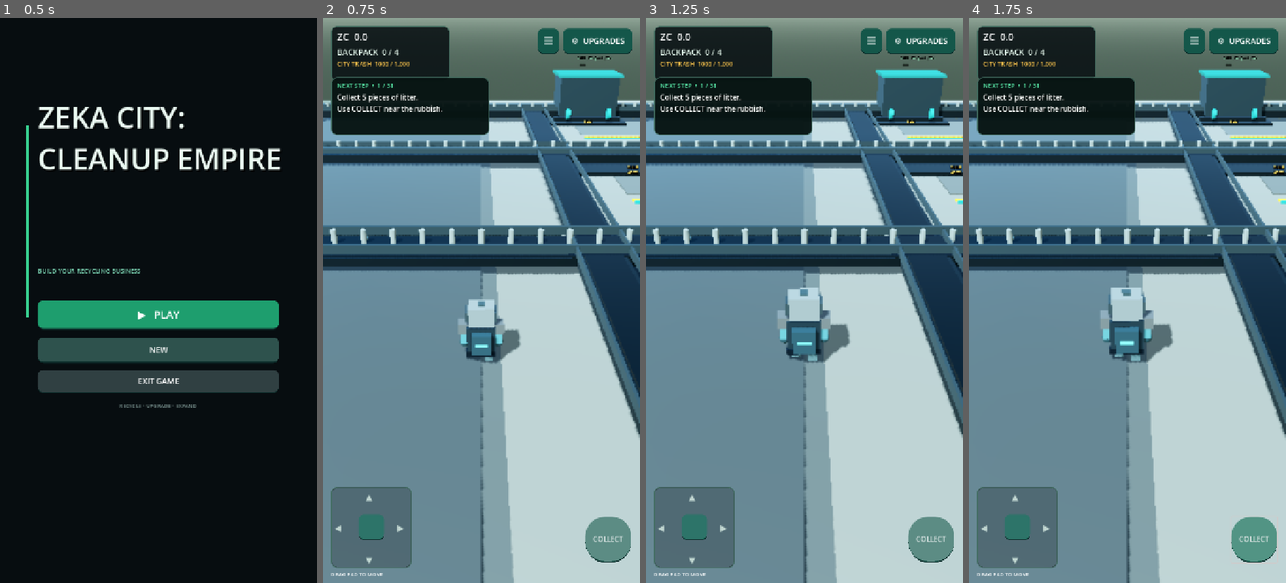
Above: before the commit, frames 1-4 (left to right).
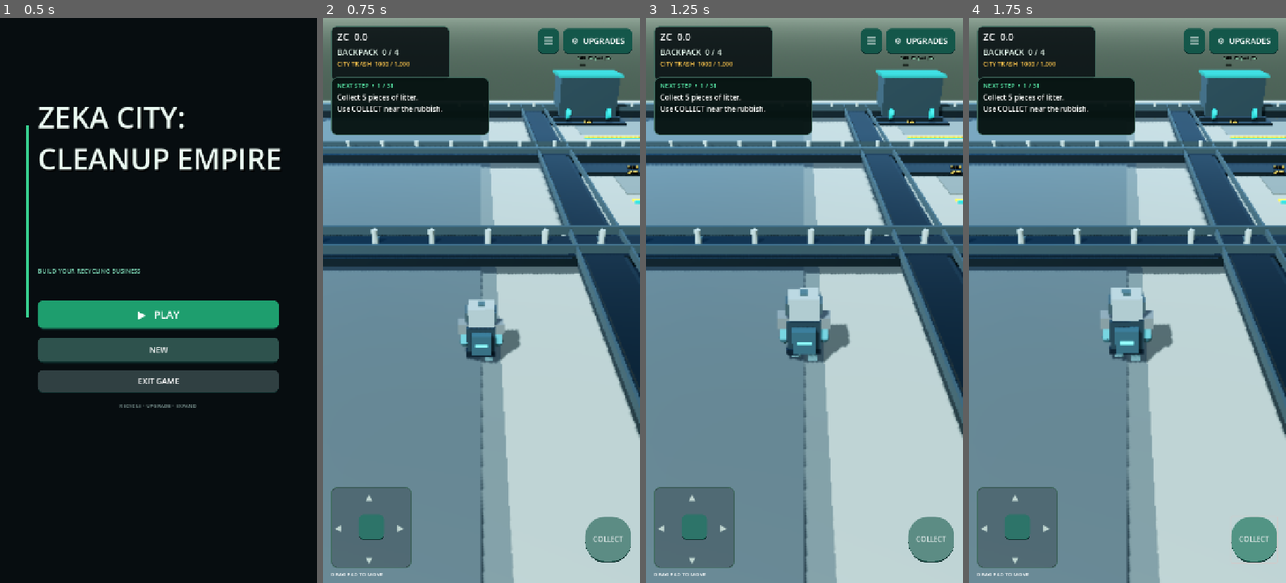
Above: after the commit, the same moments.

Repository: zekainstabot/trash-empire
Game: Godot game, scene res://Scenes/Main.tscn
Same seed, same stepped clock (60 frames per second), same inputs: the game is played once before the commit and once after it.
Inputs:
- Up to frame 1 (0.5 s): no input
- Up to frame 2 (0.75 s): click "▶ PLAY" at 0.5 s
- Up to frame 3 (1.25 s): no input
- Up to frame 4 (1.75 s): click "COLLECT" at 1.25 s

Frame 1 is identical in both runs. In frame 2, 1.2% of the frame differs, in the area x 0-99%, y 15-40%; in frame 3, 1.2%; in frame 4, 1.2%.

Commit message:
Optimize long factory conveyor for mobile performance

Diff:
--- a/Scripts/main.gd
+++ b/Scripts/main.gd
@@ -4119,11 +4119,11 @@
 	_box("FactoryMainConveyorBelt%d" % row, Vector3(center_x, 0.94, z), Vector3(belt_length - 0.18, 0.10, 1.28), belt_color, false)
 	for side_z in [z - 0.76, z + 0.76]:
 		_box("FactoryMainConveyorRail%d" % row, Vector3(center_x, 1.14, side_z), Vector3(belt_length, 0.30, 0.12), steel, false)
-	var roller_count := 76
+	var roller_count := 40
 	for roller_i in range(roller_count):
 		var roller_x := start_x + float(roller_i) * belt_length / float(roller_count - 1)
 		_cylinder("FactoryMainConveyorRoller%d" % row, Vector3(roller_x, 0.89, z), 0.10, 1.18, Color(0.42, 0.48, 0.49), false)
-		if roller_i % 3 == 0:
+		if roller_i % 4 == 0:
 			_box("FactoryMainConveyorCleat%d" % row, Vector3(roller_x, 1.005, z), Vector3(0.10, 0.035, 1.10), Color(0.20, 0.27, 0.28), false)
 
 func _build_mega_factory_machine_connections(index: int) -> void:
